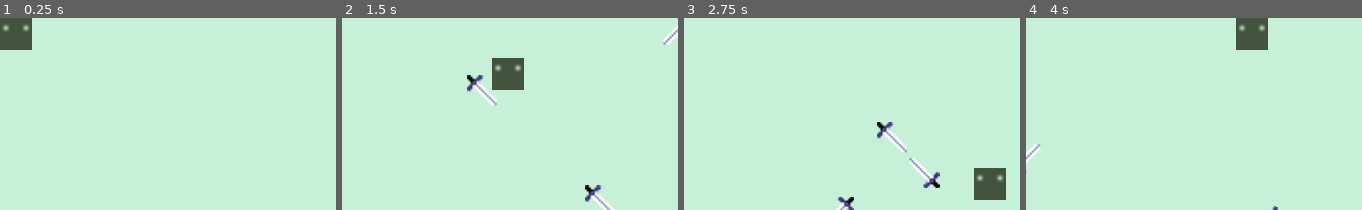
Above: before the commit, frames 1-4 (left to right).
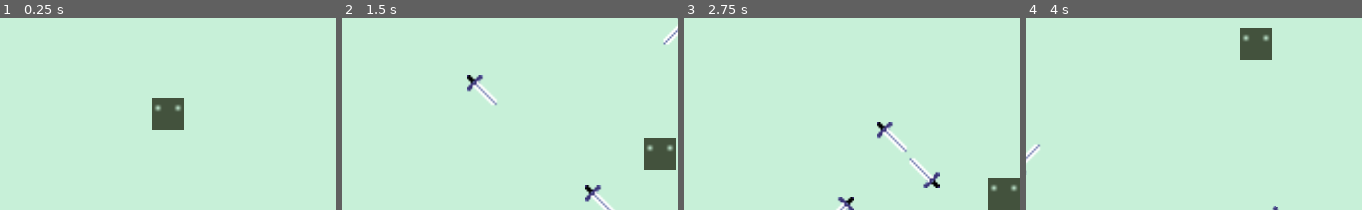
Above: after the commit, the same moments.

Repository: mstuttgart/hostile-terraqueo
Game: Godot game, scene res://Game.tscn
Two runs of this game, one before a commit and one after it. Both use one fixed random seed, a clock stepped at 60 frames per second and the inputs below.
Inputs:
- Up to frame 1 (0.25 s): no input
- Up to frame 2 (1.5 s): hold Right (ui_right) 0.53-1.28 s; hold Down (ui_down) from 1.28 s (still down)
- Up to frame 3 (2.75 s): release Down (ui_down) at 2.03 s; hold Right (ui_right) from 2.03 s (still down)
- Up to frame 4 (4 s): release Right (ui_right) at 2.78 s; hold Up (ui_up) 2.78-3.53 s; hold Left (ui_left) from 3.53 s (still down)

The runs differ from the first frame. In frame 1, 3.2% of the frame differs, in the area x 0-55%, y 0-59%; in frame 2, 3.2%; in frame 3, 2.0%; in frame 4, 1.4%.

Commit message:
Add player gameover signal

Diff:
--- a/HostileTerraqueo/Game.gd
+++ b/HostileTerraqueo/Game.gd
@@ -10,13 +10,11 @@
     # Init random seed
     randomize()
 
+    # Set player inital position
+    $Player.position = $InitialPosition.position
+
     # Start timers
     $JunkTimer.start()
-
-
-# Called every frame. 'delta' is the elapsed time since the previous frame.
-#func _process(delta):
-#    pass
 
 func _on_JunkTimer_timeout():
     # Time to spawn junk in game scene
@@ -35,3 +33,7 @@
 
     # Add junk to scene
     add_child(junk)
+
+# Get signal 'gameover' from Player node
+func _on_Player_gameover():
+    print('Gameover')
--- a/HostileTerraqueo/Game.tscn
+++ b/HostileTerraqueo/Game.tscn
@@ -41,4 +41,6 @@
 
 [node name="JunkTimer" type="Timer" parent="."]
 wait_time = 0.5
+[connection signal="body_entered" from="Player" to="Player" method="_on_Player_body_entered"]
+[connection signal="gameover" from="Player" to="." method="_on_Player_gameover"]
 [connection signal="timeout" from="JunkTimer" to="." method="_on_JunkTimer_timeout"]
--- a/HostileTerraqueo/Player.gd
+++ b/HostileTerraqueo/Player.gd
@@ -1,4 +1,7 @@
 extends Area2D
+
+# Create gameover signal
+signal gameover
 
 # Declare const here
 const SPEED = 50
@@ -48,3 +51,7 @@
     # Adjust player position to inside game screen
     position.x = clamp(position.x, player_size.x, screen_size.x - player_size.x)
     position.y = clamp(position.y, player_size.y, screen_size.y - player_size.y)
+
+
+func _on_Player_body_entered(body):
+    emit_signal('gameover')
